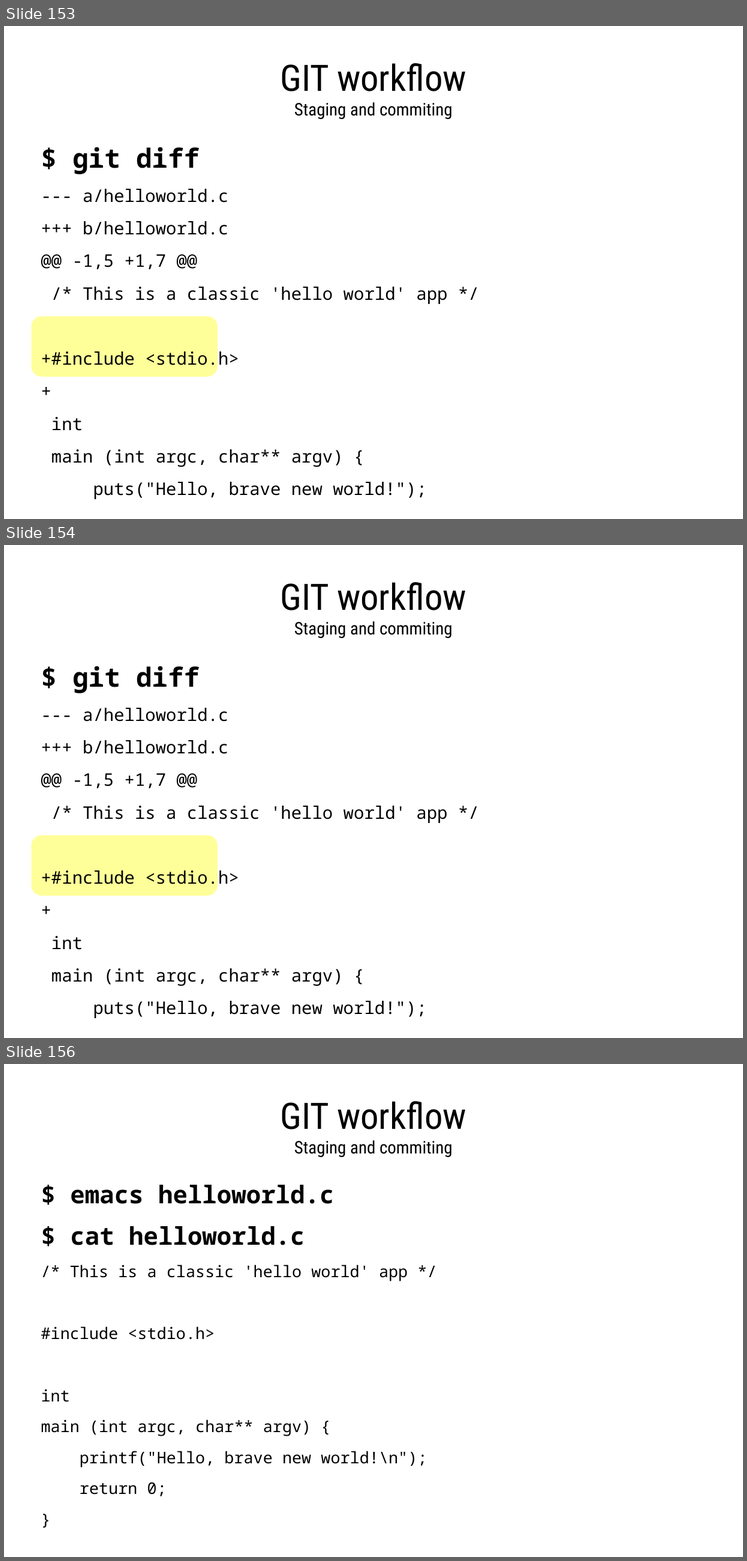
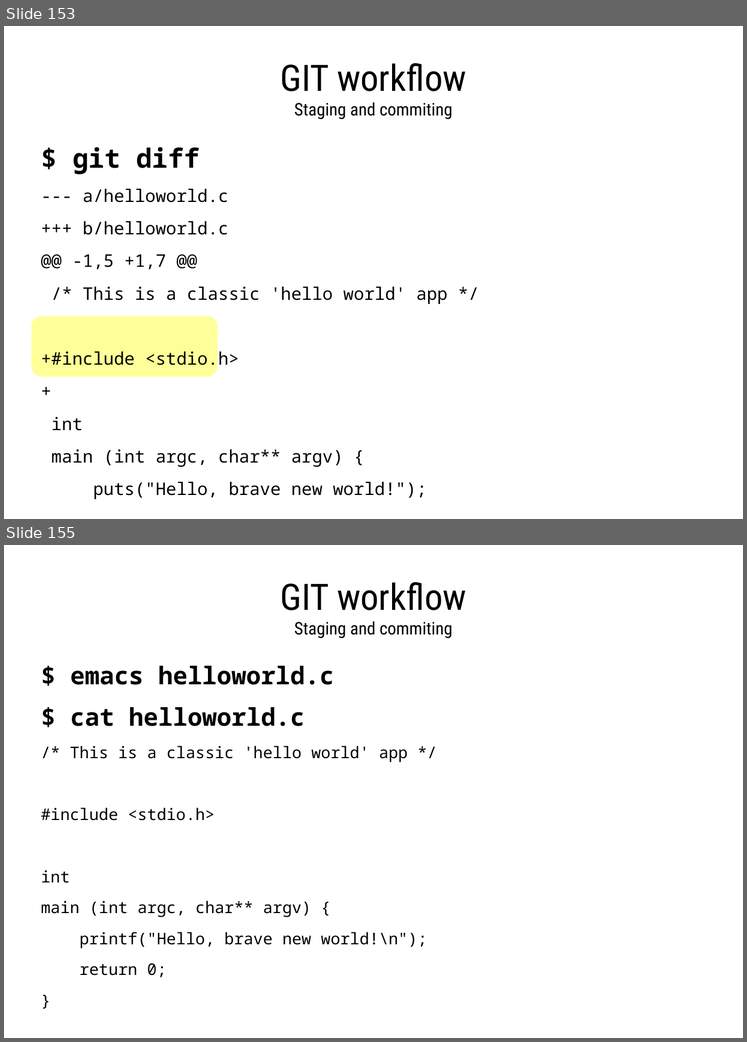
Before and after one commit to 9seconds/WTF-is-GIT-, a slide deck: wtf_is_git.odp. Shown one above the other, each under a label of ours: slides 153, 154 and 156 before the commit, slides 153 and 155 after it; the slides between them are not shown. The pictures are 747x1561 and 747x1042 pixels, drawn with LibreOffice and Linux fonts; fonts in the diff are those of the drawing. Boxes give left, top, right and bottom in pixels: in the first picture for what was removed or moved away, otherwise in the second. Text is boxed around its words. In the diff, an @@ line names an element or a change of style, - is before the commit and + after.

```diff
--- a/wtf_is_git.odp
+++ b/wtf_is_git.odp
@@ slide 154 removed at <box>4,545,743,1038</box>, background #FFFFFF @@
@@ title removed at <box>281,582,467,638</box> @@
-GIT workflow
-Staging and commiting
@@ text removed at <box>41,666,447,1018</box> @@
-$ git diff
---- a/helloworld.c
-+++ b/helloworld.c
-@@ -1,5 +1,7 @@
-/* This is a classic 'hello world' app */
-+#include <stdio.h>
-+
-int
-main (int argc, char** argv) {
-puts("Hello, brave new world!");
@@ rounded rectangle removed at <box>31,835,218,895</box> @@
@@ what was slide 156 is now slide 155 @@
```
Also in this commit, not shown: 22 slides changed, 1 other file.
